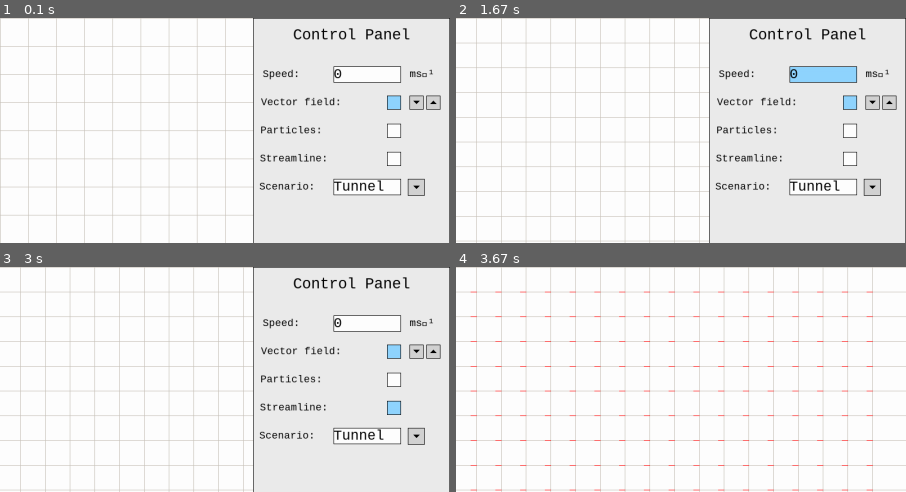
Above: before the commit, frames 1-4 (two rows, left to right).
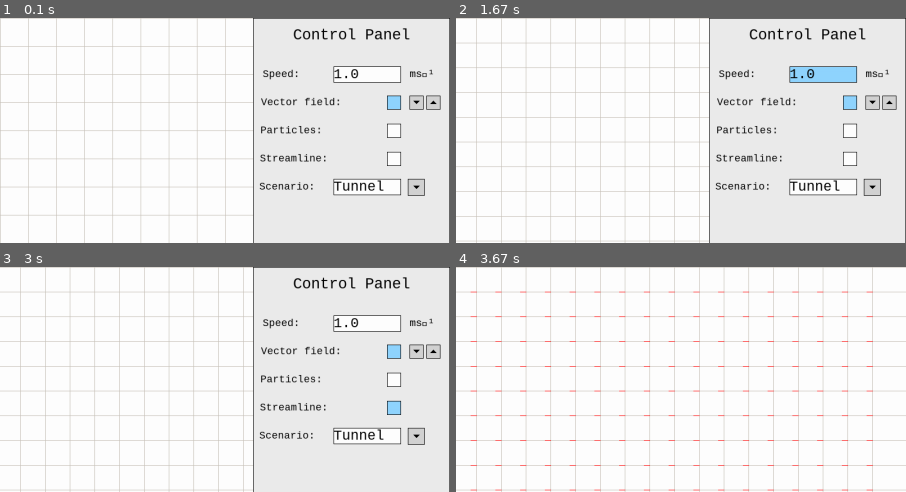
Above: after the commit, the same moments.

Repository: mrgreenlid/Fluids
Game: pygame game, started from main.py
Same seed, same stepped clock (60 frames per second), same inputs: the game is played once before the commit and once after it.
Inputs (mouse positions are % of the whole screen's width and height, from its top left):
- Up to frame 1 (0.1 s): no input
- Up to frame 2 (1.67 s): click (2, 5) at 0.38 s; click (98, 19) at 0.72 s; tap Space at 1 s; click (91, 12) at 1.38 s, where only the run after the commit has a clickable "1.0"
- Up to frame 3 (3 s): click (52, 16) at 1.72 s; click (96, 38) at 2.05 s; click (47, 33) at 2.38 s; click (94, 31) at 2.72 s
- Up to frame 4 (3.67 s): tap C at 3 s; click (2, 5) at 3.38 s
The pictures show only the part of the screen within x 50-100%, y 0-50%; the shares and areas given below are measured in that part.

The runs differ from the first frame. In frame 1, 0.1% of the frame differs, in the area x 74-80%, y 22-28%; in frame 2, 0.1%; in frame 3, 0.1%; in frame 4, nothing differs.

Commit message:
might have to overhall drawing vectors

Diff:
--- a/fluid.py
+++ b/fluid.py
@@ -13,6 +13,8 @@
                 argument TEXT);
 
                 INSERT or IGNORE INTO velocity_function VALUES ("tunnel", 1, "1", "pi");
+                INSERT or IGNORE INTO velocity_function VALUES ("vortex", 0, "1", "pi*0.25");
+                INSERT or IGNORE INTO velocity_function VALUES ("falling", 1, "1", "pi*0.5");
 
                 """)
     conn.commit()
@@ -26,22 +28,30 @@
         self.__variable = variable
         self.__display = display
         self.__flow = False
+
+        self.__speed = 1
         self.__velocity_function = []
+        self.__magnitude = ""
+        self.__argument = ""
+        self.__exponential = False
+
         self.__q = ()
-        self.__maximum_arrow_length = 0.0
 
         self.__line_length = window.get_width()
         self.__line_height = window.get_height()
         self.__grid_line_interval = self.__line_height // self.__rows
+        self.__maximum_arrow_length = self.__grid_line_interval * 0.9
 
         x, y = np.meshgrid((np.arange(-self.__line_length//2, self.__line_length//2+1)),np.arange(self.__line_height//2, -self.__line_height//2-1, -1))
         self.__plane = x + y*1j
-        self.__velocities = np.ones((self.__line_height, self.__line_length), dtype=np.complex128)
+        self.__velocities = np.zeros((self.__line_height, self.__line_length), dtype=np.complex128)
 
 
     def __drawVector(self, tail_pygame_x : int, tail_pygame_y : int):
-        dx, dy = self.pointVelocity(tail_pygame_x, tail_pygame_y).real*10, self.pointVelocity(tail_pygame_x, tail_pygame_y).imag
-        tip_pygame_x, tip_pygame_y = tail_pygame_x + dx, tail_pygame_y + dy
+        velocity = self.pointVelocity(tail_pygame_x, tail_pygame_y)
+        dx, dy = velocity.real*10, velocity.imag*10
+        tip_pygame_x, tip_pygame_y = tail_pygame_x + dx, tail_pygame_y - dy
+
         pygame.draw.line(self.__window, "red", (tail_pygame_x, tail_pygame_y), (tip_pygame_x, tip_pygame_y))
 
     def place(self):
@@ -63,29 +73,10 @@
                         y = row * self.__grid_line_interval
                         self.__drawVector(x, y)
 
-
-
-
-
-            """height = width = self.__maximum_arrow_length = self.__grid_line_interval
-            for row in range(self.__rows):
-                pygame.draw.line(self.__window, self.__grid_colour, (0, height), (self.__line_length, height))
-                height += self.__grid_line_interval
-                for i in range(2):
-                    for j in range(1, self.__rows):
-                        if width >= self.__line_length:
-                            break
-
-                        if self.__flow:
-                            self.__drawVector(width, self.__grid_line_interval*j)
-
-                    pygame.draw.line(self.__window, self.__grid_colour, (width, 0), (width, self.__line_height))
-                    width += self.__grid_line_interval"""
-
     def __map(self):
-        if self.__velocity_function[0] == 1:
+        if self.__exponential:
             self.__velocities = np.ones((self.__line_height, self.__line_length), dtype=np.complex128)
-            self.__velocities *= complex(real=self.__velocity_function[1]*np.cos(self.__velocity_function[2]), imag=self.__velocity_function[1]*np.sin(self.__velocity_function[2]))
+            self.__velocities *= complex(real= self.__magnitude*np.cos(self.__argument), imag= self.__magnitude*np.sin(self.__argument))
 
 
     def pointVelocity(self, pygame_x, pygame_y):
@@ -94,6 +85,14 @@
     def __convertFromPygameCoordinate(self, pygame_x, pygame_y):
         """Returns the true possition of a pygame coordinate, with the origin in the centre"""
         return self.__plane[pygame_y-1][pygame_x-1]
+
+    def __colourByMagnitude(self, magnitude):
+        """Returns a hex value for a colour based on a given magnitude (0 - grid_line_interval)"""
+        # max = "#FF0000"
+        #min = "#0000FF"
+
+
+
 
     def setVelocityFunction(self, velocity_function : Tuple[str] | Tuple[int]):
         if self.__q != velocity_function:
@@ -110,6 +109,9 @@
                 self.__velocity_function[2] = argument
                 self.__velocity_function[1] = float(self.__velocity_function[1])
 
+                self.__exponential = True
+                self.__magnitude = self.__velocity_function[1]
+                self.__argument = self.__velocity_function[2]
 
             self.__map()
 
@@ -117,12 +119,18 @@
         """Returns associated variable"""
         return self.__variable
 
-    def setValue(self, display, rows, flow):
+    def setValue(self, display, rows, flow, speed):
         """Changes variable value"""
         self.__display = display
-        self.__rows = rows
         self.__flow = flow
-        self.__grid_line_interval = self.__line_height // self.__rows
+
+        if speed != self.__speed:
+            self.__speed = speed
+            self.__map()
+
+        if self.__rows != rows:
+            self.__rows = rows
+            self.__grid_line_interval = self.__line_height // self.__rows
 
 
 
--- a/main.py
+++ b/main.py
@@ -30,7 +30,7 @@
         "show_custom":False,
             "scenario":"tunnel",
             "velocity_function": "",
-             "speed":0.0,
+             "speed":1.0,
              "kinetic_energy": 0.0,
              "force": 0.0,
              "circulation" : 0.0,
@@ -40,7 +40,7 @@
 control_panel_box = ui.Box(screen, SCREEN_WIDTH-175, SCREEN_HEIGHT/2, 350, SCREEN_HEIGHT, ui_bg)
 control_panel_label = ui.Label(screen, SCREEN_WIDTH-175, 30, "Control Panel", 30, ui_bg)
 speed_label = ui.Label(screen, SCREEN_WIDTH-300, 100, "Speed:", 20, ui_bg)
-speed_entry = ui.Entry(screen, SCREEN_WIDTH-200, 100, 0, "speed", float)
+speed_entry = ui.Entry(screen, SCREEN_WIDTH-200, 100, data["speed"], "speed", float)
 speed_unit_label = ui.Label(screen, SCREEN_WIDTH-50, 100,"ms\u207B\u00B9", 21, ui_bg)
 show_field_label = ui.Label(screen, SCREEN_WIDTH-265, 150, "Vector field:", 20, ui_bg)
 field_rows_increment = ui.Increment(screen, SCREEN_WIDTH-45, 150, "field_rows", data["field_rows"], 32, 2)
@@ -75,7 +75,7 @@
 
 # Instantiates tank components
 flow_button = ui.Button(screen, 22, 30, "flow", "play_image.png", "pause_image.png", (0.2, 0.2), (0.2, 0.2), "space")
-vector_field = fluid.VectorField(screen, data["field_rows"], ["show_field", "field_rows", "flow"])
+vector_field = fluid.VectorField(screen, data["field_rows"], ["show_field", "field_rows", "flow", "speed"])
 
 tank_objects = [vector_field, flow_button]
 tank_interactable = [vector_field, flow_button]
@@ -141,7 +141,6 @@
             vector_field.setVelocityFunction(searchVelocityFunction(data["scenario"])[1:])
 
 
-
         # Places control objects
         for obj in control_objects:
             obj.place()
Binary file changed: fluids.db
